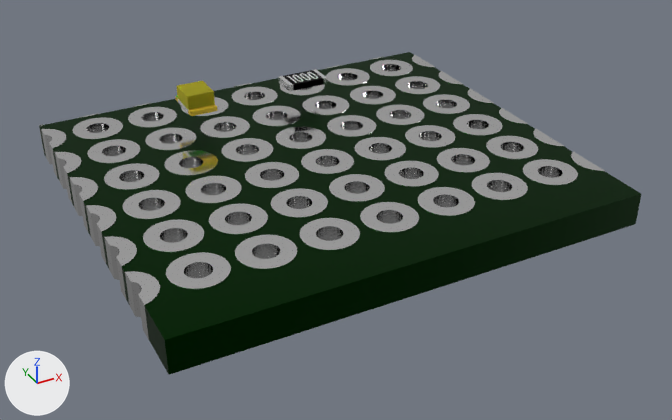
The Blender file LightsAssembly/LightsAssembly.blend: old version first, new version second.
The view is the same before and after, from a camera (50 mm lens) standing at (-0.0161, -0.033, 0.0193) and looking at (0.0003, -0.0019, -0.0016). Every picture has the same lights, and +X, +Y and +Z are marked at lower left.

Names of what the first picture shows: 'Connectors', 'Glass', 'PCB', 'PrototypePCB', 'Resistor'.
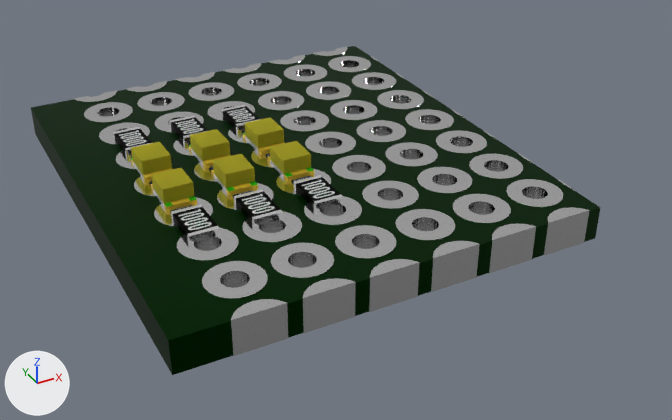
Location of each change, [x1, y1, x2, y2] in pixels of the pictures (672 x 420 px):
'PrototypePCB', turned
    before: [39, 52, 641, 375]
    after: [31, 45, 600, 375]
'SMD0805-WhiteLED', added (yellow)
    after: [151, 168, 197, 211]
'SMD0805-WhiteLED.002', added (yellow)
    after: [211, 154, 258, 196]
'SMD0805-WhiteLED.004', added (yellow)
    after: [267, 141, 314, 181]
'Resistor.005', added
    after: [171, 204, 220, 243]
'Resistor.004', added
    after: [234, 189, 283, 226]
'SMD0805-WhiteLED.001', added (yellow)
    after: [131, 142, 172, 182]
'SMD0805-WhiteLED.003', added (yellow)
    after: [189, 129, 231, 168]
'Resistor.003', added
    after: [294, 175, 343, 210]
'SMD0805-WhiteLED.005', added (yellow)
    after: [243, 117, 284, 155]
'Glass', deleted (yellow)
    before: [176, 81, 215, 110]
'Resistor.002', added
    after: [221, 105, 260, 132]
'Resistor.001', added
    after: [169, 116, 208, 144]
'PCB', deleted
    before: [175, 96, 217, 116]
'Connectors', deleted
    before: [279, 69, 327, 91]
part 1 of me_cube_001, added
    after: [113, 105, 343, 243]

What changed in the scene script:
```text
Change me_cube_001:
    remove me_cube_001.from_pydata(...)  # 16 vertices, 8 faces; spans x -0.0008..0.0008, y -0.0006..0.0006, z -0.00015..0.00015
    add me_cube_001.from_pydata(...)  # 56 vertices, 28 faces; spans x -0.001..0.001, y -0.0006..0.0006, z -0.00015..0.00015
    me_cube_001 part 1
    24 vertices are added at x -0.001..0.001, y -0.0006..0.0006, z -0.00015..0.00015
    16 new vertices lie (0.0002, 0.0, 0.0) away from vertices in x -0.001..0.0008, y -0.0006..0.0006, z -0.00015..0.00015
    20 new faces join them, mat_connector (white #ffffff)
    add me_cube_001.materials.append(mat_connector)  # white #ffffff
Change ob_prototypepcb:
    ob_prototypepcb.rotation_euler: (0.0, 0.0, 0.0) -> (0.0, 0.0, -1.571)  # degrees (0, 0, 0) -> degrees (0, 0, -90)
Remove ob_glass:
    ob_glass = bpy.data.objects.new('Glass', me_cube_003)
Remove ob_pcb:
    ob_pcb = bpy.data.objects.new('PCB', me_cube_002)
Remove ob_connectors:
    ob_connectors = bpy.data.objects.new('Connectors', me_cube_004)
Add ob_resistor_005:
    ob_resistor_005 = bpy.data.objects.new('Resistor.005', me_cube_001)
    ob_resistor_005.location = (-0.00676, -0.00398, 0.0009)
    ob_resistor_005.rotation_euler = (0.0, 0.0, 4.712)  # degrees (0, 0, 270)
Add ob_resistor_004:
    ob_resistor_004 = bpy.data.objects.new('Resistor.004', me_cube_001)
    ob_resistor_004.location = (-0.00419, -0.004, 0.0009)
    ob_resistor_004.rotation_euler = (0.0, 0.0, 4.712)  # degrees (0, 0, 270)
Add ob_resistor_003:
    ob_resistor_003 = bpy.data.objects.new('Resistor.003', me_cube_001)
    ob_resistor_003.location = (-0.0016, -0.00403, 0.0009)
    ob_resistor_003.rotation_euler = (0.0, 0.0, 4.712)  # degrees (0, 0, 270)
Add ob_resistor_002:
    ob_resistor_002 = bpy.data.objects.new('Resistor.002', me_cube_001)
    ob_resistor_002.location = (-0.0016, 0.00385, 0.0009)
    ob_resistor_002.rotation_euler = (0.0, 0.0, 4.712)  # degrees (0, 0, 270)
Add ob_resistor_001:
    ob_resistor_001 = bpy.data.objects.new('Resistor.001', me_cube_001)
    ob_resistor_001.location = (-0.00414, 0.00381, 0.0009)
    ob_resistor_001.rotation_euler = (0.0, 0.0, 4.712)  # degrees (0, 0, 270)
Add ob_smd0805_whiteled_005:
    ob_smd0805_whiteled_005 = bpy.data.objects.new('SMD0805-WhiteLED.005', me_cube_003_1)  # 80 vertices, 40 faces; spans x -0.00219..-0.00092, y -0.00239..-0.00038, z 0.00075..0.00157; in mat_glass (yellow #fff319), mat_pcb_001 (picture img_smd0805_whiteled)
    ob_smd0805_whiteled_005.location = (-0.00311, -0.00014, 0.0)
    ob_smd0805_whiteled_005.rotation_euler = (0.0, 0.0, -3.13)  # degrees (0, 0, -179)
Add ob_smd0805_whiteled_003:
    ob_smd0805_whiteled_003 = bpy.data.objects.new('SMD0805-WhiteLED.003', me_cube_003_1)  # 80 vertices, 40 faces; spans x -0.00219..-0.00092, y -0.00239..-0.00038, z 0.00075..0.00157; in mat_glass (yellow #fff319), mat_pcb_001 (picture img_smd0805_whiteled)
    ob_smd0805_whiteled_003.location = (-0.00567, -0.00016, 0.0)
    ob_smd0805_whiteled_003.rotation_euler = (0.0, 0.0, -3.13)  # degrees (0, 0, -179)
Add ob_smd0805_whiteled_001:
    ob_smd0805_whiteled_001 = bpy.data.objects.new('SMD0805-WhiteLED.001', me_cube_003_1)  # 80 vertices, 40 faces; spans x -0.00219..-0.00092, y -0.00239..-0.00038, z 0.00075..0.00157; in mat_glass (yellow #fff319), mat_pcb_001 (picture img_smd0805_whiteled)
    ob_smd0805_whiteled_001.location = (-0.00827, -0.00016, 0.0)
    ob_smd0805_whiteled_001.rotation_euler = (0.0, 0.0, -3.13)  # degrees (0, 0, -179)
Add ob_smd0805_whiteled_004:
    ob_smd0805_whiteled_004 = bpy.data.objects.new('SMD0805-WhiteLED.004', me_cube_003_1)  # 80 vertices, 40 faces; spans x -0.00219..-0.00092, y -0.00239..-0.00038, z 0.00075..0.00157; in mat_glass (yellow #fff319), mat_pcb_001 (picture img_smd0805_whiteled)
    ob_smd0805_whiteled_004.location = (0.0, 0.0, 0.0)
Add ob_smd0805_whiteled_002:
    ob_smd0805_whiteled_002 = bpy.data.objects.new('SMD0805-WhiteLED.002', me_cube_003_1)  # 80 vertices, 40 faces; spans x -0.00219..-0.00092, y -0.00239..-0.00038, z 0.00075..0.00157; in mat_glass (yellow #fff319), mat_pcb_001 (picture img_smd0805_whiteled)
    ob_smd0805_whiteled_002.location = (-0.00256, -0.00001, 0.0)
Add ob_smd0805_whiteled:
    ob_smd0805_whiteled = bpy.data.objects.new('SMD0805-WhiteLED', me_cube_003_1)  # 80 vertices, 40 faces; spans x -0.00219..-0.00092, y -0.00239..-0.00038, z 0.00075..0.00157; in mat_glass (yellow #fff319), mat_pcb_001 (picture img_smd0805_whiteled)
    ob_smd0805_whiteled.location = (-0.00516, -0.00001, 0.0)
```
